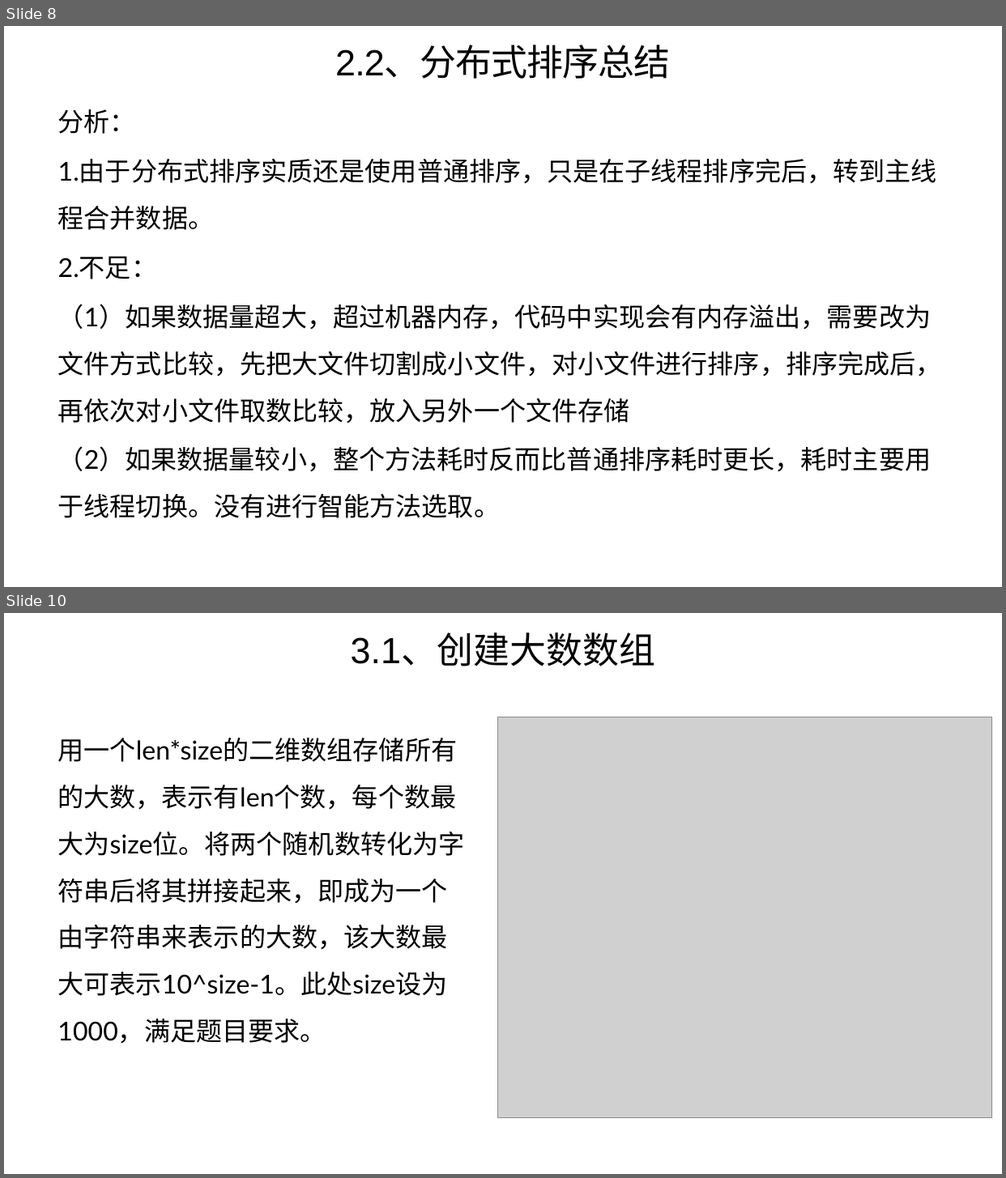
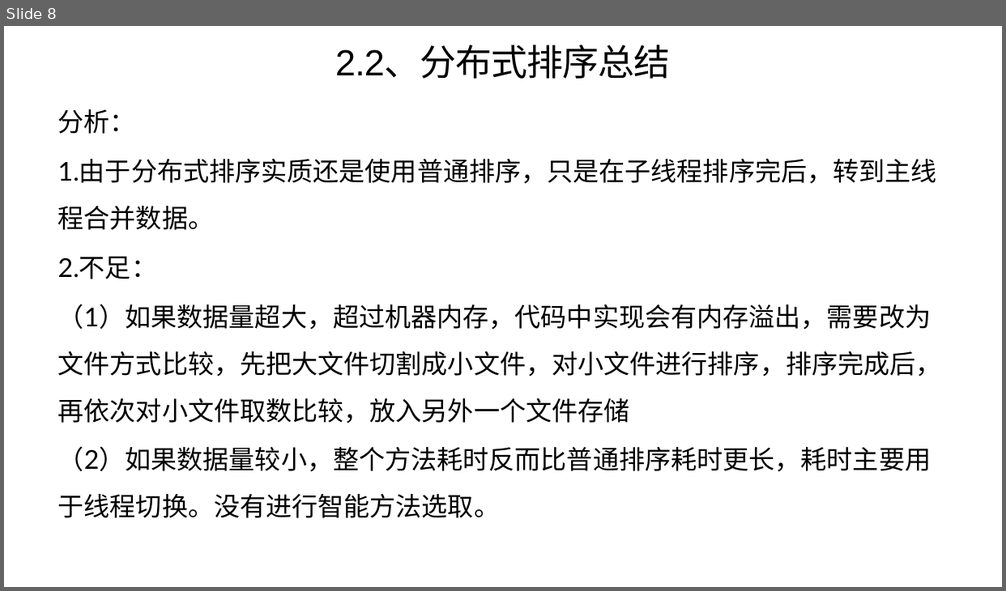
Before and after one commit to wanggy820/algorithm, a slide deck: 答辩报告.pptx. Shown one above the other, each under a label of ours: slides 8 and 10 before the commit, slide 8 after it; the slides between them are not shown. The pictures are 1006x1178 and 1006x591 pixels, drawn with LibreOffice and Linux fonts; fonts in the diff are those of the drawing; grey boxes stand for pictures. Boxes give left, top, right and bottom in pixels: in the first picture for what was removed or moved away, otherwise in the second. Text is boxed around its words. In the diff, an @@ line names an element or a change of style, - is before the commit and + after.

```diff
--- a/答辩报告.pptx
+++ b/答辩报告.pptx
@@ slide 10 removed at (4,613,1002,1174), background #FFFFFF @@
@@ title removed at (351,635,655,666) @@
-3.1、创建大数数组
@@ picture removed at (497,717,991,1118) @@
@@ text removed at (57,738,464,1044) @@
-用一个len*size的二维数组存储所有的大数，表示有len个数，每个数最大为size位。将两个随机数转化为字符串后将其拼接起来，即成为一个由字符串来表示的大数，该大数最大可表示10^size-1。此处size设为1000，满足题目要求。
```
Also in this commit, not shown: 12 slides changed, 1 other slide removed, 1 other file.
